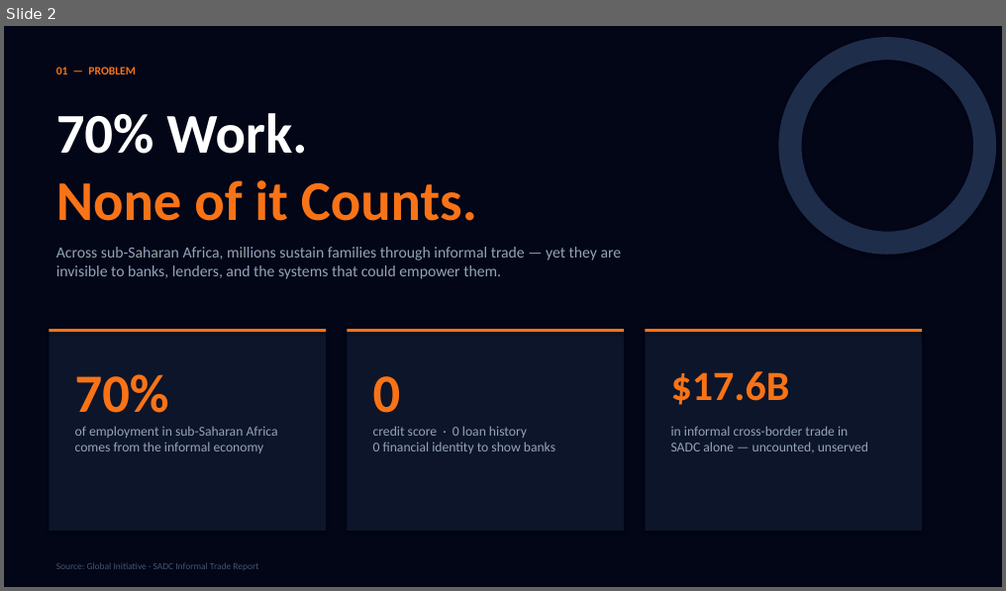
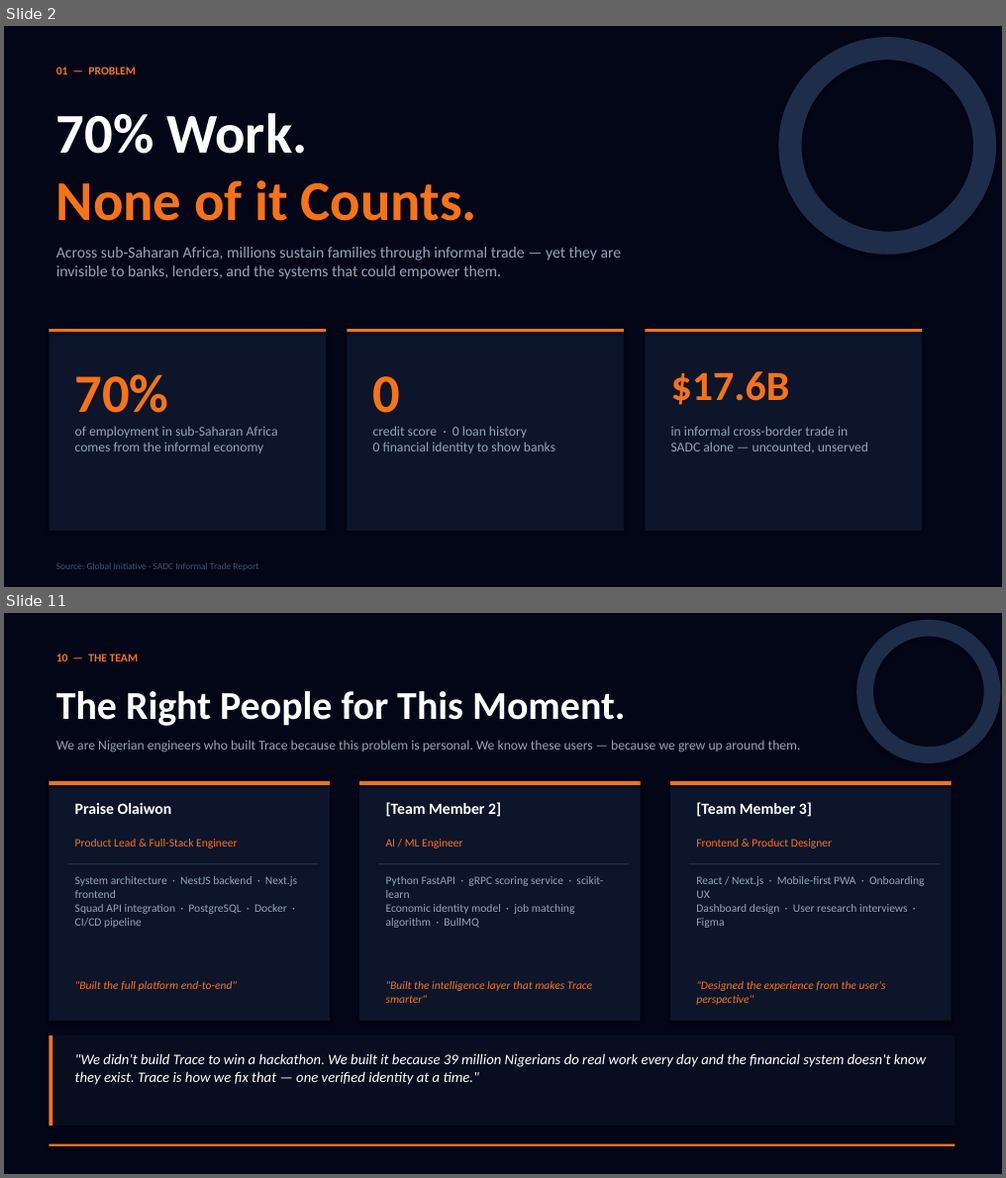
Before and after one commit to PraiseKeyz/Trace, a slide deck: docs/Trace_Pitch_Deck.pptx. Shown one above the other, each under a label of ours: slide 2 before the commit, slides 2 and 11 after it; the slides between them are not shown. The pictures are 1006x591 and 1006x1178 pixels, drawn with LibreOffice and Linux fonts; fonts in the diff are those of the drawing. Boxes give left, top, right and bottom in pixels: in the first picture for what was removed or moved away, otherwise in the second. Text is boxed around its words. In the diff, an @@ line names an element or a change of style, - is before the commit and + after.

```diff
--- a/docs/Trace_Pitch_Deck.pptx
+++ b/docs/Trace_Pitch_Deck.pptx
@@ slide 11 added at (4,613,1002,1174), background #FFFFFF @@
@@ rectangle added at (4,613,1002,1174), fill #020617 @@
@@ ellipse added at (865,628,992,756), outline #1E2D4A 16 pt @@
@@ text added at (56,654,138,662), 11 pt, text #F97316, bold @@
+10 — THE TEAM
@@ text added at (56,691,625,726), 38 pt, text #FFFFFF, bold @@
+The Right People for This Moment.
@@ text added at (56,740,801,753), 13 pt, text #94A3B8 @@
+We are Nigerian engineers who built Trace because this problem is personal. We know these users — because we grew up around them.
@@ rectangle added at (49,781,330,1021), fill #0C152A @@
@@ rectangle added at (49,781,330,785), fill #F97316 @@
@@ rectangle added at (359,781,641,1021), fill #0C152A @@
@@ rectangle added at (359,781,641,785), fill #F97316 @@
@@ rectangle added at (670,781,951,1021), fill #0C152A @@
@@ rectangle added at (670,781,951,785), fill #F97316 @@
@@ text added at (75,803,172,814), 15 pt, text #FFFFFF, bold @@
+Praise Olaiwon
@@ text added at (386,802,501,817), 15 pt, text #FFFFFF, bold @@
+[Team Member 2]
@@ text added at (696,802,812,817), 15 pt, text #FFFFFF, bold @@
+[Team Member 3]
@@ text added at (75,839,237,849), 11 pt, text #F97316 @@
+Product Lead & Full-Stack Engineer
@@ text added at (386,839,462,849), 11 pt, text #F97316 @@
+AI / ML Engineer
@@ text added at (696,839,832,849), 11 pt, text #F97316 @@
+Frontend & Product Designer
@@ rectangle added at (67,863,319,864), fill #1E2D4A @@
@@ text added at (75,876,297,928), 11 pt, text #94A3B8 @@
+System architecture · NestJS backend · Next.js frontend
+Squad API integration · PostgreSQL · Docker · CI/CD pipeline
@@ rectangle added at (378,863,629,864), fill #1E2D4A @@
@@ text added at (386,876,603,928), 11 pt, text #94A3B8 @@
+Python FastAPI · gRPC scoring service · scikit-learn
+Economic identity model · job matching algorithm · BullMQ
@@ rectangle added at (689,863,940,864), fill #1E2D4A @@
@@ text added at (696,876,925,928), 11 pt, text #94A3B8 @@
+React / Next.js · Mobile-first PWA · Onboarding UX
+Dashboard design · User research interviews · Figma
@@ text added at (75,981,237,991), 11 pt, text #F97316, italic @@
+"Built the full platform end-to-end"
@@ text added at (386,981,592,1003), 11 pt, text #F97316, italic @@
+"Built the intelligence layer that makes Trace smarter"
@@ text added at (696,981,886,1005), 11 pt, text #F97316, italic @@
+"Designed the experience from the user's perspective"
@@ rectangle added at (49,1036,954,1126), fill #060E1F @@
@@ rectangle added at (49,1036,53,1126), fill #F97316 @@
@@ text added at (75,1054,926,1085), 14 pt, text #FFFFFF, italic @@
+"We didn't build Trace to win a hackathon. We built it because 39 million Nigerians do real work every day and the financial system doesn't know they exist. Trace is how we fix that — one verified identity at a time."
@@ rectangle added at (49,1145,954,1147), fill #F97316 @@
```
Also in this commit, not shown: 8 other slides added, 19 other files.
